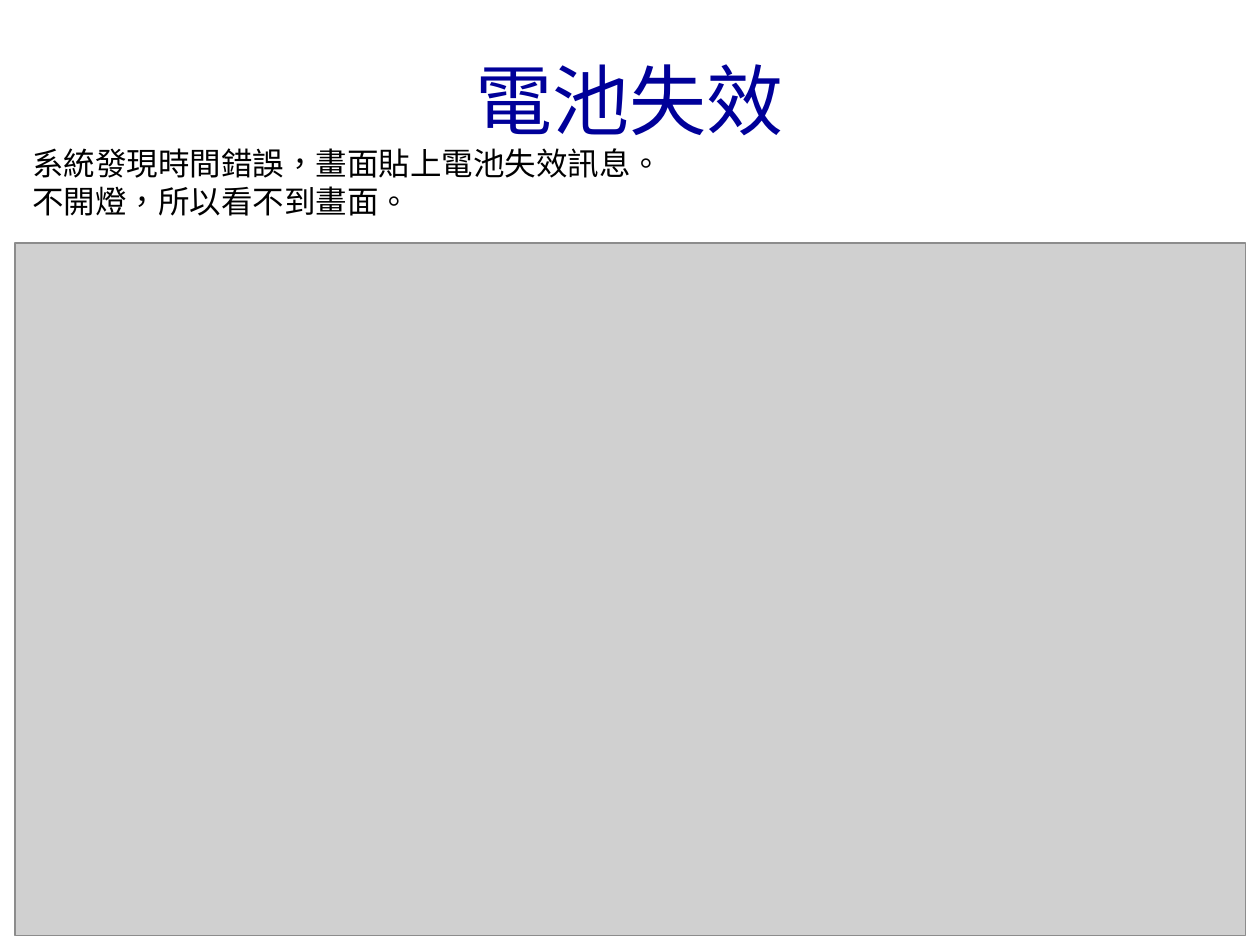
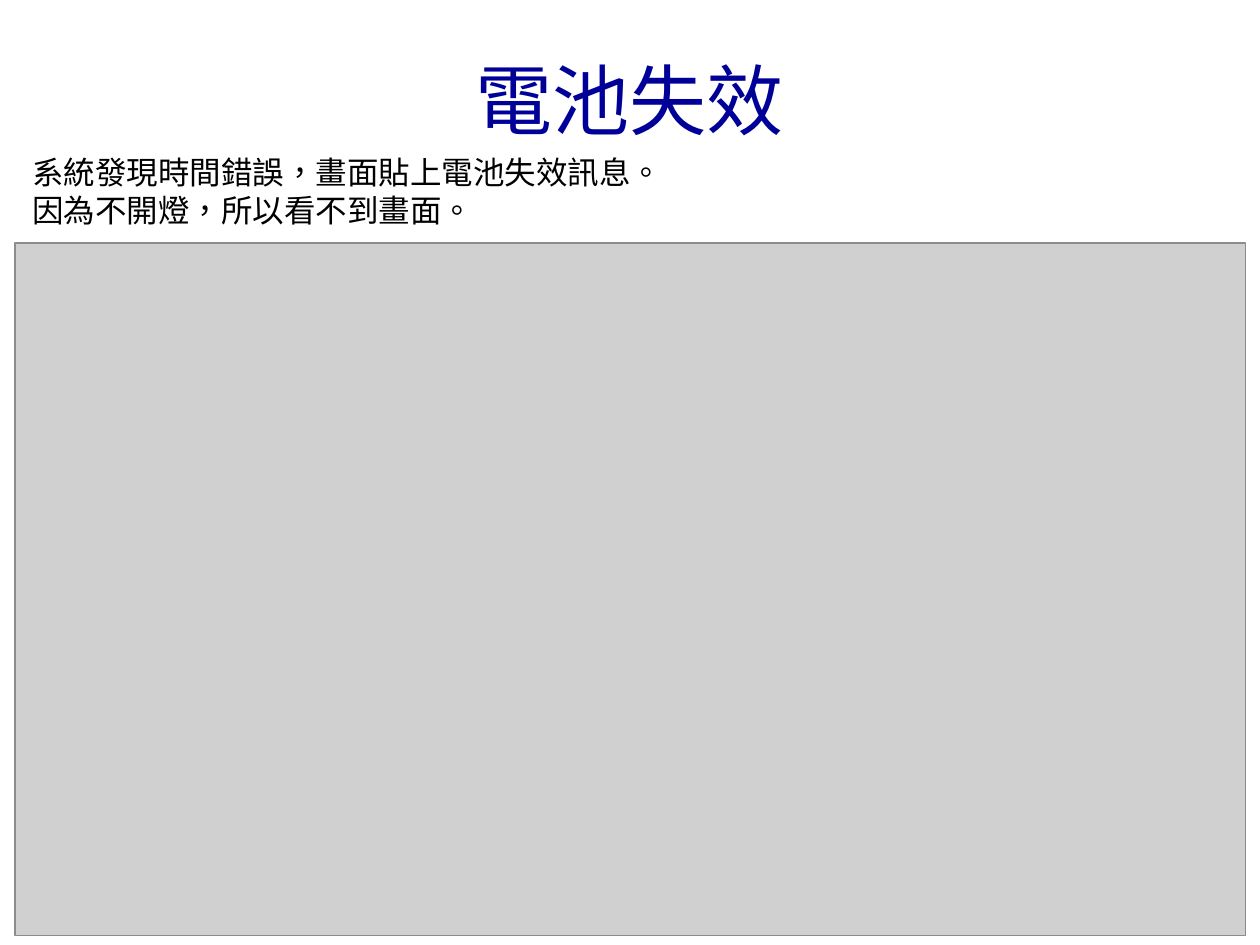
Before and after one commit to bunshue/vcs, a slide deck: slide 13 of _6.ims.tmp/內視鏡系統畫面v1.pptx. Drawn at 1260x945 pixels with LibreOffice and Linux fonts; fonts in the diff are those of the drawing; grey boxes stand for pictures; background and template pictures are left out. Boxes give left, top, right and bottom in pixels: in the first picture for what was removed or moved away, otherwise in the second. Text is boxed around its words. In the diff, an @@ line names an element or a change of style, - is before the commit and + after.

```diff
--- a/_6.ims.tmp/內視鏡系統畫面v1.pptx
+++ b/_6.ims.tmp/內視鏡系統畫面v1.pptx
@@ text "系統發現時間錯誤，畫面貼上電池失效訊息。": place and size @@
-text "系統發現時間錯誤，畫面貼上電池失效訊息。" at <box>32,148,662,216</box>
+text "系統發現時間錯誤，畫面貼上電池失效訊息。" at <box>32,157,662,225</box>
@@ text at <box>32,195,473,225</box>: text changed @@
-不開燈，所以看不到畫面。
+因為不開燈，所以看不到畫面。
```
Also in this commit, not shown: 13 other slides changed, 38 other files.
